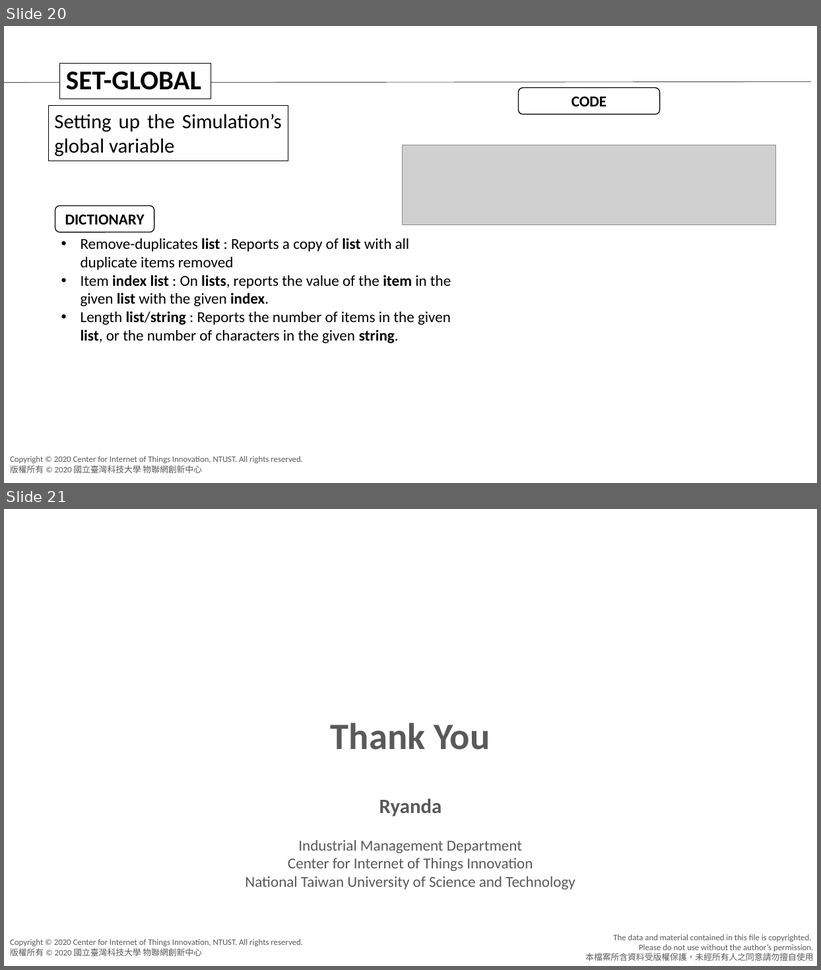
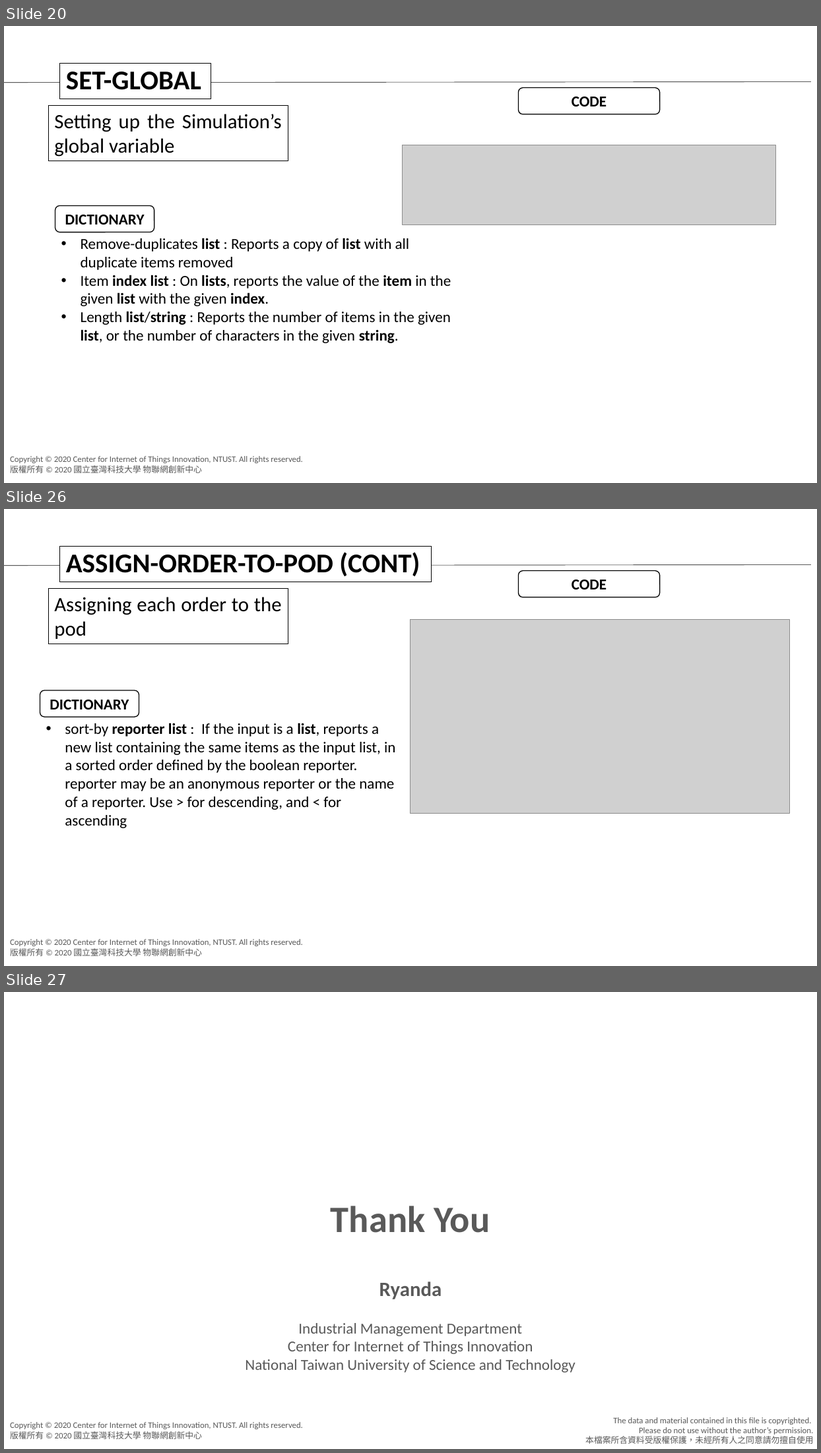
Before and after one commit to agnesyosephine/kiva, a slide deck: Tutorial/Code Learning-Ryanda.pptx. Shown one above the other, each under a label of ours: slides 20 and 21 before the commit, slides 20, 26 and 27 after it; the slides between them are not shown. The pictures are 821x970 and 821x1453 pixels, drawn with LibreOffice and Linux fonts; fonts in the diff are those of the drawing; grey boxes stand for pictures; background and template pictures are left out. Boxes give left, top, right and bottom in pixels: in the first picture for what was removed or moved away, otherwise in the second. Text is boxed around its words. In the diff, an @@ line names an element or a change of style, - is before the commit and + after.

```diff
--- a/Tutorial/Code Learning-Ryanda.pptx
+++ b/Tutorial/Code Learning-Ryanda.pptx
@@ slide 26 added at (4, 509, 817, 966), background #FFFFFF; not listed: 2 template elements that a slide beside it also shows @@
@@ rectangle added at (60, 546, 432, 582), fill #FFFFFF, outline #000000 0.75 pt, 32 pt, text #000000, bold @@
+ASSIGN-ORDER-TO-POD (CONT)
@@ line added from (4, 566) to (811, 565), #000000 0.5 pt @@
@@ rounded rectangle added at (519, 570, 660, 597), fill #FFFFFF, outline #000000 1 pt, 18 pt, text #000000, bold @@
+CODE
@@ rectangle added at (48, 589, 288, 644), outline #000000 0.75 pt, 24 pt, text #000000 @@
+Assigning each order to the pod
@@ picture added at (411, 619, 789, 814) @@
@@ rounded rectangle added at (40, 691, 139, 718), fill #FFFFFF, outline #000000 1 pt, 18 pt, text #000000, bold @@
+DICTIONARY
@@ text added at (65, 723, 395, 828), 18 pt, text #000000 @@
+• sort-by reporter list : If the input is a list, reports a new list containing the same items as the input list, in a sorted order defined by the boolean reporter. reporter may be an anonymous reporter or the name of a reporter. Use > for descending, and < for ascending
@@ what was slide 21 is now slide 27 @@
```
Also in this commit, not shown: 5 other slides added.
